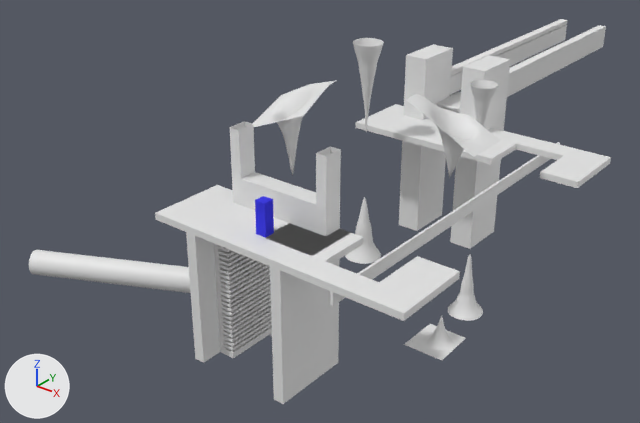
What one commit did to the Blender file Assets/models/cave/room02/room02c.blend.
Both versions are drawn from a 50 mm lens placed at (-66.1, -146.4, 24.6), pointed at (-109.9, -91.7, -9.4). The lights are fixed; the arrows at lower left show +X, +Y and +Z.

The older version as bpy lines, for what is in view:
```python
ob_console_001 = bpy.data.objects.new('console.001', me_cube_010)
ob_console_001.parent = ob_crystal_harvester
ob_console_001.location = (-101.2, -106.3, -0.467)
ob_mining_chute = bpy.data.objects.new('mining_chute', me_cylinder)
ob_mining_chute.location = (-114.72, -107.45, -10.42)
ob_mining_chute.rotation_euler = (0.0, 0.0, 0.454)  # degrees (0, 0, 26)
ob_mining_chute.scale = (9.63, 1.0, 1.0)
ob_pilons_000 = bpy.data.objects.new('pilons.000', me_cube_004)
ob_pilons_000.location = (-102.3, -82.75, -4.14)
ob_pilons_000.scale = (1.0, 2.14, 7.99)
ob_pilons_002 = bpy.data.objects.new('pilons.002', me_cube_007)
ob_pilons_002.parent = ob_crystal_harvester
ob_pilons_002.location = (-101.2, -107.7, -3.96)
ob_pilons_002.scale = (1.0, 2.14, 7.99)
ob_player_size_reference = bpy.data.objects.new('player_size_reference', me_cube_009)
ob_player_size_reference.location = (-100.41, -109.14, -0.27)
ob_player_size_reference.scale = (0.4, 0.4, 1.2)
ob_stalag_001 = bpy.data.objects.new('stalag.001', me_cube_011)
ob_stalag_001.location = (-105.23, -91.5, -3.67)
ob_stalag_001.rotation_euler = (0.0, 0.0, -1.291)  # degrees (0, 0, -74)
ob_stalag_001.scale = (1.0, 1.0, 1.07)
ob_stalag_002 = bpy.data.objects.new('stalag.002', me_cube_012)
ob_stalag_002.location = (-94.24, -93.0, -2.77)
ob_stalag_002.rotation_euler = (0.0, 0.0, -1.291)  # degrees (0, 0, -74)
ob_stalag_002.scale = (1.0, 1.0, 1.21)
# me_cube_007
# before: 1 (3.26, 0.33, 1.0) at pixel (316, 153), 3 (3.26, 1.0, 1.0) at pixel (330, 146), 5 (4.07, 0.33, 1.0) at pixel (326, 156), 7 (4.07, 1.0, 1.0) at pixel (340, 149)
# me_cube_012
# before: 23 (-0.4, 0.4, -6.9), 33 (0.4, 0.4, -6.9), 43 (0.4, -0.4, -6.9), 53 (0.0, 0.5, -6.9), 63 (0.0, -0.5, -6.9)
# before: 68 (-0.4, -0.4, -6.9), 83 (0.6, 0.0, -6.9), 93 (-0.6, 0.0, -6.9)
# also in view: '02a.009_stalag.001' at (-103.0, -103.2, -3.3); 'vents' at (-101.2, -107.7, -6.9); 'platform_track' at (-93.2, -96.4, -2.4); 'forward_platform' at (-98.2, -86.0, -1.7); 'half_wall.002' at (-102.3, -68.9, 0.7)
```
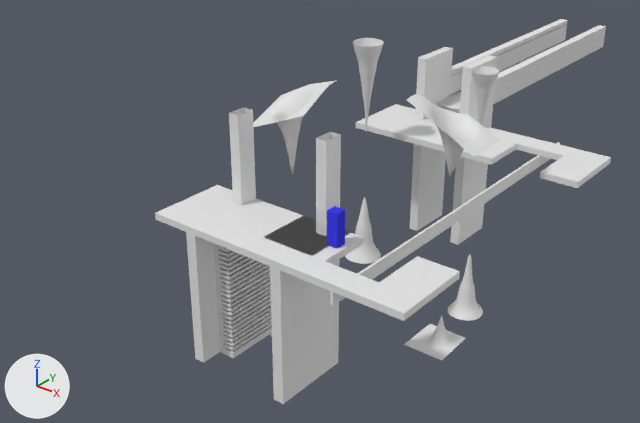
Commit message: room02c: minor mesh changes

Location of each change, [x1, y1, x2, y2] in pixels of the pictures (640 x 423 px; the box of a moved part takes in the faces that stretch with it):
'pilons.002', reshaped: before [186, 121, 341, 404]; after [186, 107, 341, 404]
'pilons.000', rescaled (21% narrower): before [399, 44, 510, 249]; after [410, 47, 497, 245]
'mining_chute', deleted: before [29, 250, 191, 293]
'console.001', deleted: before [241, 172, 316, 233]
'stalag.002', reshaped: before [448, 80, 498, 321]; after [448, 66, 499, 321]
'player_size_reference', moved: before [255, 196, 274, 238]; after [327, 206, 345, 249]
part 2 of me_cube_007, moved or reshaped: before [230, 121, 341, 236]; after [229, 107, 341, 236]
part 3 of me_cube_012, moved or reshaped: before [470, 80, 498, 127]; after [471, 66, 499, 125]
part 4 of me_cube_012, moved or reshaped: before [457, 288, 475, 302]; after [458, 282, 475, 301]

The change in detail:
me_cube_004 has 8 vertices, 6 faces and spans x 1.74..3.74, y -1.0..1.0, z -1.0..1.0.
me_cube_004 is used by ob_pilons_000; location (-102.3, -82.75, -4.14); scale (1.0, 2.14, 7.99).
me_cube_004 part 1: the whole mesh is scaled about its middle by (0.398, 2.14, 7.99), then moved by (-0.6, 0.0, 0.0).
me_cube_007 has 16 vertices, 12 faces and spans x 3.26..4.07, y -1.75..1.0, z -1.0..1.0.
me_cube_007 is used by ob_pilons_002; parent ob_crystal_harvester; location (-101.2, -107.7, -3.96); scale (1.0, 2.14, 7.99).
Part 2, on me_cube_007:
Vertices 1, 3, 5, 7 of me_cube_007 move by (0.0, 0.0, 0.12).
me_cube_012 has 176 vertices, 162 faces and spans x -1.6..1.6, y -1.5..1.5, z -8.2..6.9.
me_cube_012 is used by ob_stalag_002; location (-94.24, -93.0, -2.77); rotation (0.0, 0.0, -1.291), in degrees (0, 0, -74); scale (1.0, 1.0, 1.21).
me_cube_012 part 3: the loose piece of 88 vertices spanning x -1.1..1.1, y -1.0..1.0, z 2.8..6.9 is moved by (0.0, 0.0, 0.8).
Part 4, on me_cube_012:
Vertices 23, 33, 43, 53, 63, 68, 83, 93 of me_cube_012 move by (0.0, 0.0, 0.8).
Object 'pilons.000' (ob_pilons_000) is rescaled from (1.0, 2.14, 7.99) to (1.0, 1.0, 1.0).
Object 'mining_chute' (ob_mining_chute) is deleted.
Object 'console.001' (ob_console_001) is deleted.
Object 'player_size_reference' (ob_player_size_reference) moves from (-100.41, -109.14, -0.27) to (-95.95, -107.5, -0.27).
